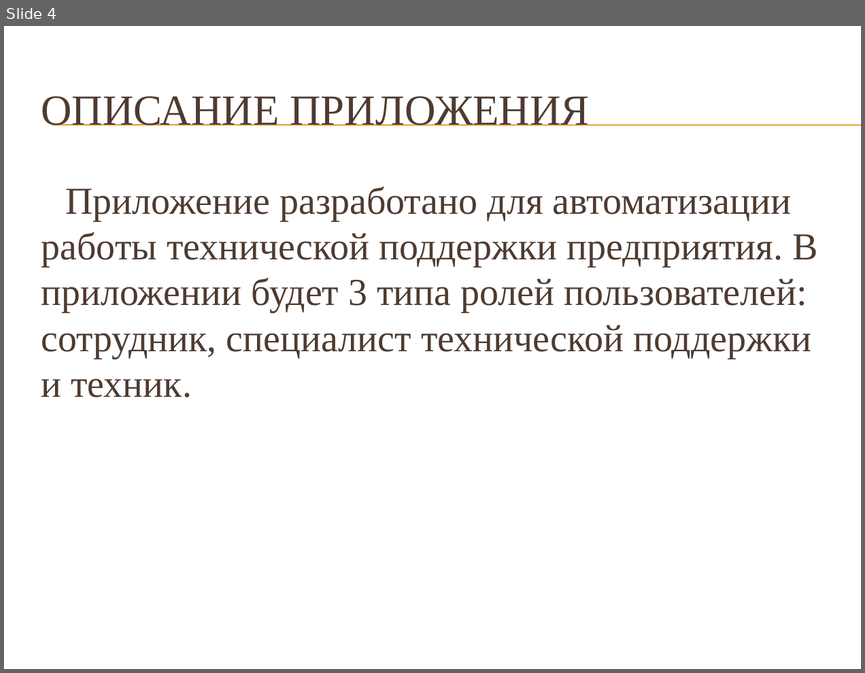
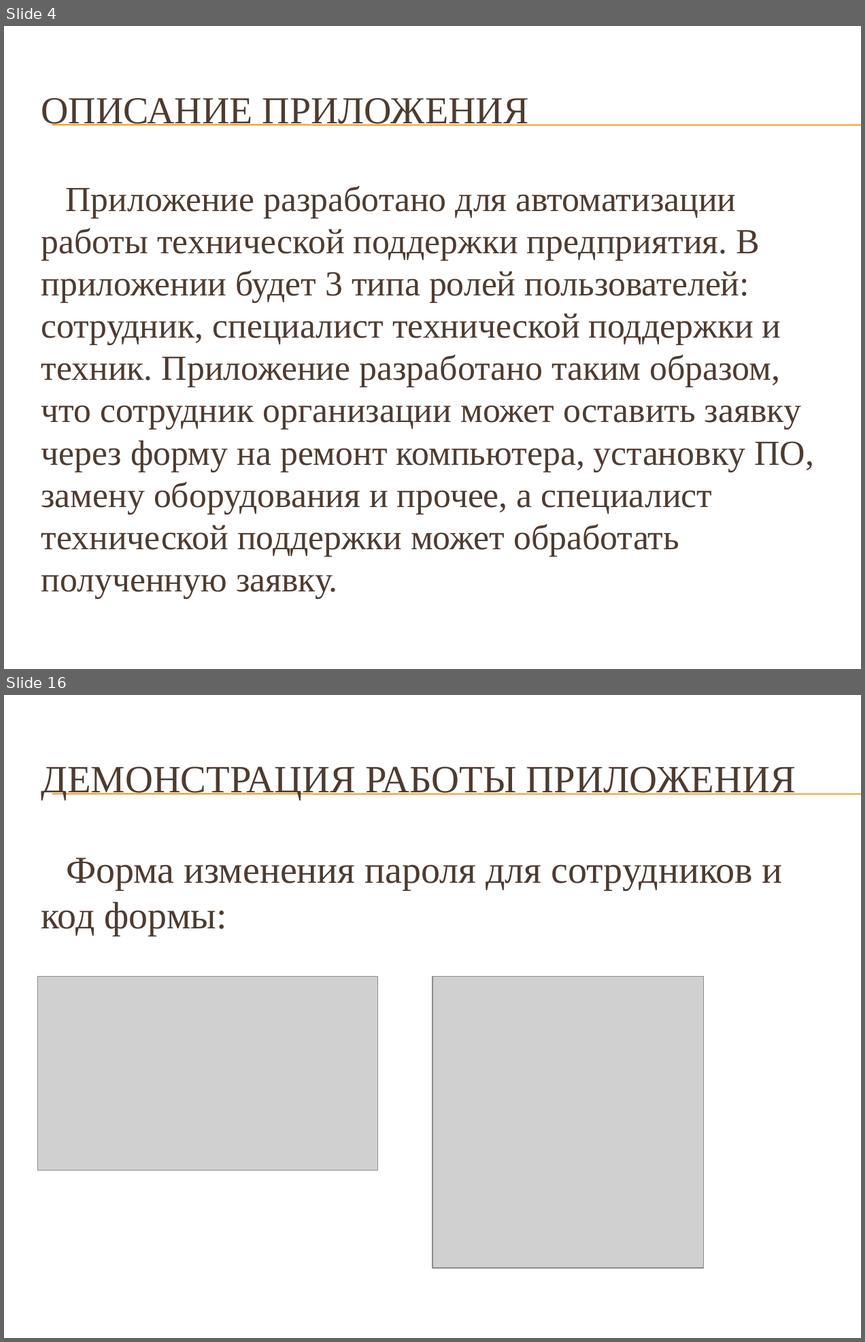
Before and after one commit to Krak12/Abilympics4, a slide deck: Abilympics4.pptx. Shown one above the other, each under a label of ours: slide 4 before the commit, slides 4 and 16 after it; the slides between them are not shown. The pictures are 865x673 and 865x1342 pixels, drawn with LibreOffice and Linux fonts; fonts in the diff are those of the drawing; grey boxes stand for pictures; background and template pictures are left out. Boxes give left, top, right and bottom in pixels: in the first picture for what was removed or moved away, otherwise in the second. Text is boxed around its words. In the diff, an @@ line names an element or a change of style, - is before the commit and + after.

```diff
--- a/Abilympics4.pptx
+++ b/Abilympics4.pptx
@@ slide 16 added at (x1=4, y1=695, x2=861, y2=1338), background picture (left out); not listed: 2 template elements that a slide beside it also shows @@
@@ title added at (x1=41, y1=766, x2=796, y2=800), 32.4 pt, text #4E3B30 @@
+ДЕМОНСТРАЦИЯ РАБОТЫ ПРИЛОЖЕНИЯ
@@ text added at (x1=41, y1=858, x2=783, y2=936), 32 pt, text #4E3B30 @@
+Форма изменения пароля для сотрудников и код формы:
@@ picture added at (x1=37, y1=976, x2=377, y2=1170) @@
@@ picture added at (x1=432, y1=976, x2=704, y2=1268) @@
@@ slide 4 changed as well @@
@@ title "ОПИСАНИЕ ПРИЛОЖЕНИЯ" at (x1=41, y1=98, x2=529, y2=126): size 36 to 32 pt @@
@@ text at (x1=41, y1=186, x2=814, y2=598): text changed; size 32 to 29.6 pt @@
-Приложение разработано для автоматизации работы технической поддержки предприятия. В приложении будет 3 типа ролей пользователей: сотрудник, специалист технической поддержки и техник.
+Приложение разработано для автоматизации работы технической поддержки предприятия. В приложении будет 3 типа ролей пользователей: сотрудник, специалист технической поддержки и техник. Приложение разработано таким образом, что сотрудник организации может оставить заявку через форму на ремонт компьютера, установку ПО, замену оборудования и прочее, а специалист технической поддержки может обработать полученную заявку.
```
Also in this commit, not shown: 1 other slide changed, 12 other slides added, 13 slides removed.
